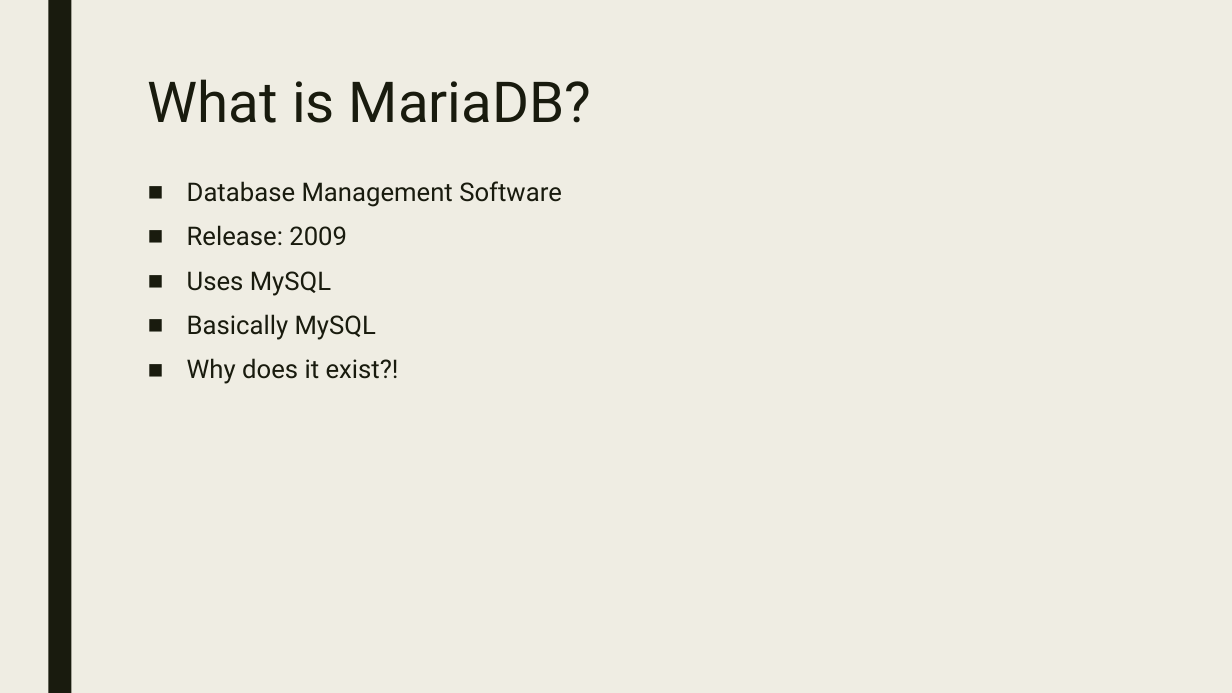
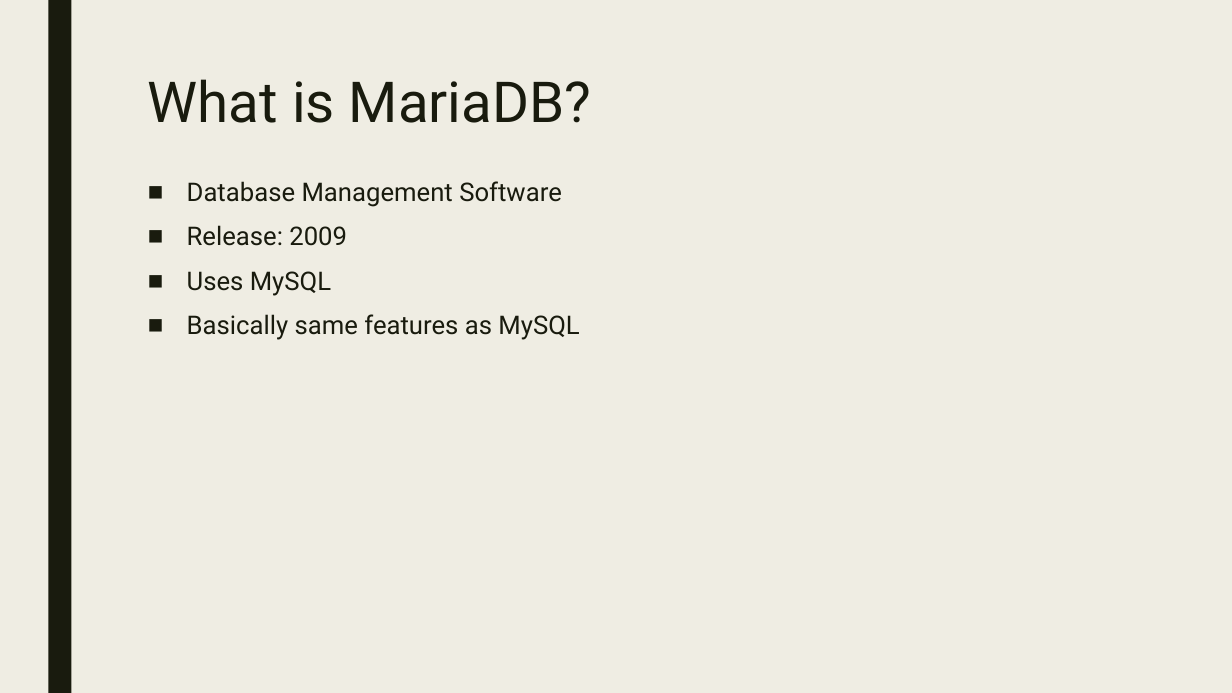
Before and after one commit to xMadUlti/MariaDB, a slide deck: slide 2 of MariaDB.pptx (slide 3 before the commit). Drawn at 1232x693 pixels with LibreOffice and Linux fonts; fonts in the diff are those of the drawing. Boxes give left, top, right and bottom in pixels: in the first picture for what was removed or moved away, otherwise in the second. Text is boxed around its words. In the diff, an @@ line names an element or a change of style, - is before the commit and + after.

```diff
--- a/MariaDB.pptx
+++ b/MariaDB.pptx
@@ text at box(187, 314, 579, 340): text changed @@
-■ Basically MySQL
-■ Why does it exist?!
+■ Basically same features as MySQL
```
Also in this commit, not shown: 1 other slide changed, 1 slide removed.
